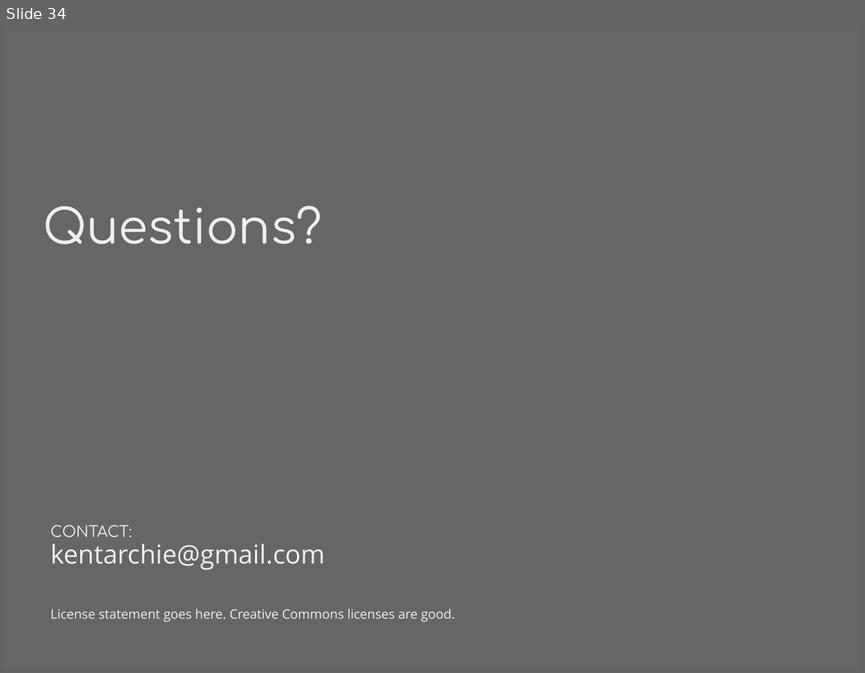
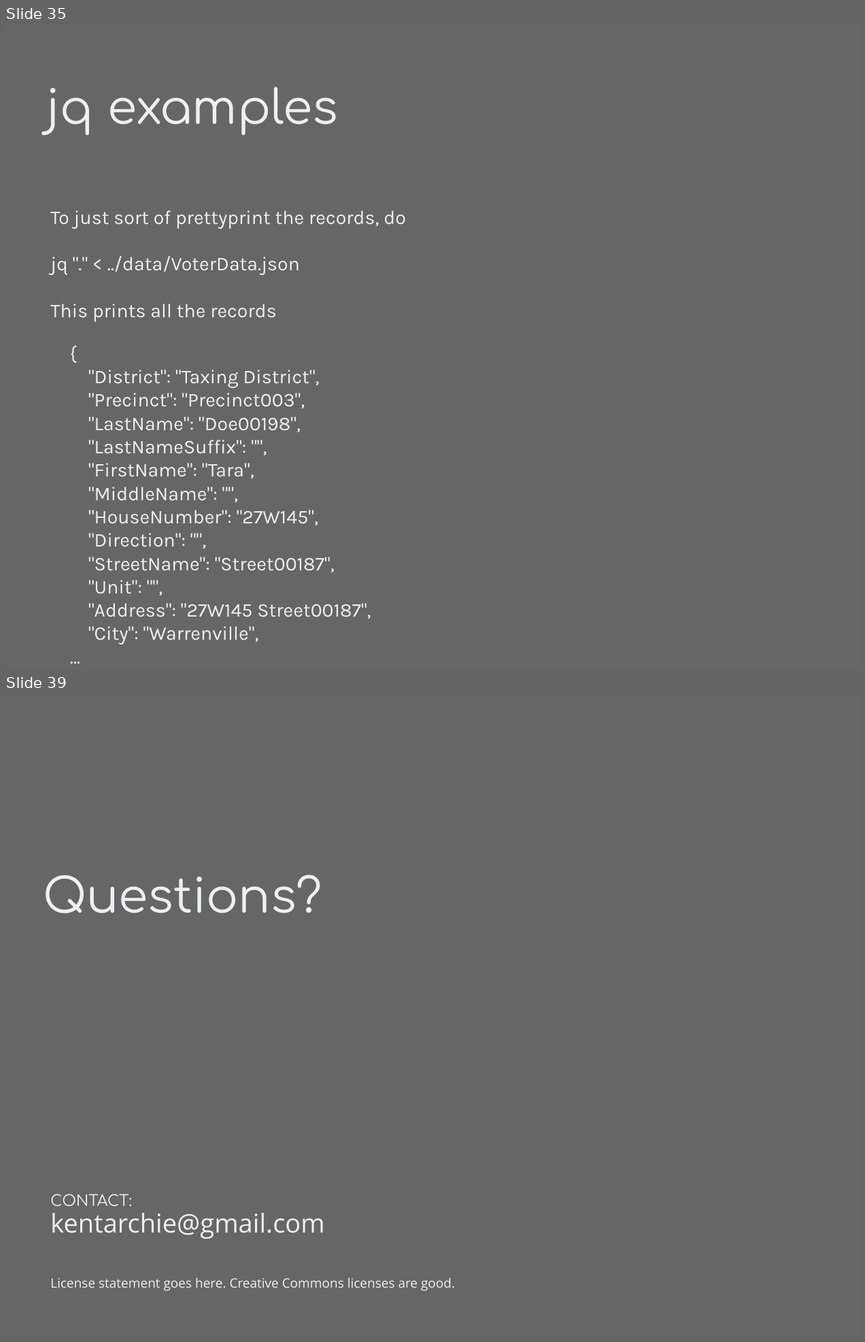
Before and after one commit to kentarchie/three-languages-talk, a slide deck: Slides/ThreeLanguages.odp. Shown one above the other, each under a label of ours: slide 34 before the commit, slides 35 and 39 after it; the slides between them are not shown. The pictures are 865x673 and 865x1342 pixels, drawn with LibreOffice and Linux fonts; fonts in the diff are those of the drawing. Boxes give left, top, right and bottom in pixels: in the first picture for what was removed or moved away, otherwise in the second. Text is boxed around its words. In the diff, an @@ line names an element or a change of style, - is before the commit and + after.

Commit message:
added jq examples plus some corrections

```diff
--- a/Slides/ThreeLanguages.odp
+++ b/Slides/ThreeLanguages.odp
@@ slide 35 added at box(4, 26, 861, 669), background #666666 @@
@@ title added at box(47, 87, 339, 135), 44 pt, text #EEEFF0 @@
+jq examples
@@ text added at box(50, 210, 406, 322), 18 pt, text #EEEFF0 @@
+To just sort of prettyprint the records, do
+jq "." < ../data/VoterData.json
+This prints all the records
@@ text added at box(88, 369, 371, 644), 18 pt, text #EEEFF0 @@
+{
+"District": "Taxing District",
+"Precinct": "Precinct003",
+"LastName": "Doe00198",
+"LastNameSuffix": "",
+"FirstName": "Tara",
+"MiddleName": "",
+"HouseNumber": "27W145",
+"Direction": "",
+"StreetName": "Street00187",
+"Unit": "",
+"Address": "27W145 Street00187",
+"City": "Warrenville",
+...
@@ what was slide 34 is now slide 39 @@
```
Also in this commit, not shown: 3 slides changed, 4 other slides added, 3 other files.
